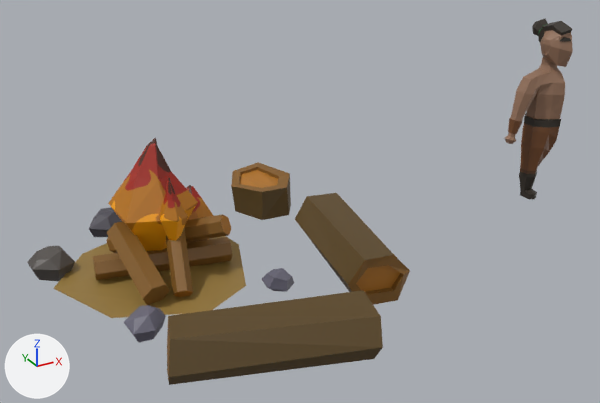
The Blender file SourceAssets/Props/Torches/TorchProps.blend, before and after one commit.
Camera for both pictures: a camera (50 mm lens) standing at (-1.1, -2.59, 1.56) and looking at (0.32, 0.0, 0.26). The lights are fixed; the arrows at lower left show +X, +Y and +Z. The first picture is the older version.

The older version as bpy lines, for what is in view:
```python
me_circle_007 = bpy.data.meshes.new('Circle.007')
me_circle_007.from_pydata(...)  # 251 vertices, 229 faces; spans x 1.372..1.607, y -0.074..0.153, z 0.0..0.803
me_circle_007.materials.append(mat_material)  # picture img_colorpalette_png_002
me_circle_022 = bpy.data.meshes.new('Circle.022')
me_circle_022.from_pydata(...)  # 336 vertices, 308 faces; spans x -0.647..0.646, y -0.757..0.716, z -0.029..0.532
# faces by material slot: [236, 72]
me_circle_022.materials.append(mat_material_004)  # picture img_colorpalette_png_003
me_circle_022.materials.append(mat_material_005)  # picture img_torchfire_png_002
# before: 252 (0.247, -0.544, 0.07), 253 (0.2, -0.73, 0.061), 254 (0.212, -0.682, 0.011), 255 (0.233, -0.603, 0.016), 256 (0.241, -0.574, 0.129)
# before: 257 (0.217, -0.685, 0.126), 294 (0.531, -0.391, 0.082) at pixel (401, 272), 295 (0.344, -0.361, 0.081), 296 (0.498, -0.381, 0.023) at pixel (391, 287), 297 (0.382, -0.363, 0.026)
# before: 298 (0.389, -0.367, 0.134), 299 (0.474, -0.378, 0.129)
ob_campfirewithseats = bpy.data.objects.new('CampfireWithSeats', me_circle_022)
ob_campfirewithseats.location = (0.0, 0.0, 0.0)
ob_villager = bpy.data.objects.new('Villager', me_circle_007)
ob_villager.location = (0.0, 0.0, 0.03)
```
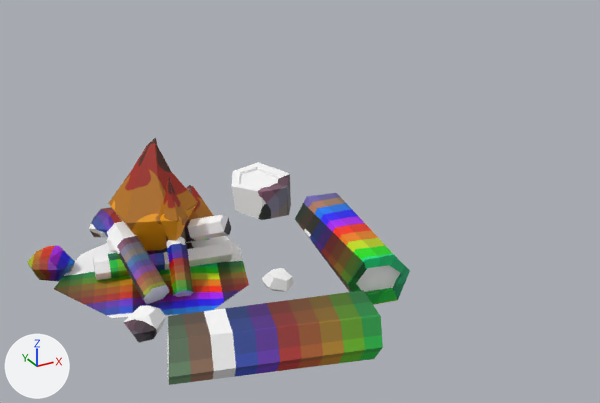
Location of each change, (x1, y1, x2, y2) in pixels of the pictures (600 x 403 px; the box of a moved part takes in the faces that stretch with it):
'Villager', hidden (brown)
    before: (505, 19, 573, 199)
part 1 of me_circle_022, rebuilt
    before: (53, 236, 246, 318)
    after: (54, 236, 249, 318)
part 2 of me_circle_022, moved or reshaped
    both: (93, 170, 278, 298)
part 3 of me_circle_022, moved or reshaped
    both: (356, 265, 400, 292)
part 4 of me_circle_022, surface changed (lighter)
    both: (27, 162, 410, 385)
part 5 of me_circle_022, recoloured
    both: (27, 208, 294, 343)
part 6 of me_circle_022, edited (looks the same)
    both: (108, 137, 214, 251)

The edits, one by one:
Material 'fire' (mat_fire) is new.
Its texture is img_torchfire_png.
me_circle_022 is used by ob_campfirewithseats; location (0.0, 0.0, 0.0).
Verts and faces of me_circle_022; kept vertices keep their numbers, new ones are numbered from 336.
me_circle_022 had 336 vertices, 308 faces and spanned x -0.647..0.646, y -0.757..0.716, z -0.029..0.532.
me_circle_022 now has 444 vertices, 308 faces and spans x -0.647..0.646, y -0.757..0.716, z -0.029..0.532.
me_circle_022 part 1: the loose piece of 9 vertices spanning x -0.597..0.17, y -0.184..0.584, z 0.0..0.023 is rebuilt with 9 vertices and now spans x -0.598..0.168, y -0.186..0.586, z 0.0..0.028, in mat_material_003 (picture img_colorpalette_png_001).
Part 2, on me_circle_022:
48 faces are deleted.
96 vertices are added at x -0.45..0.624, y -0.544..0.649, z -0.003..0.328.
48 new faces join them, mat_material_004 (picture img_colorpalette_png_003).
Part 3, on me_circle_022:
Faces deleted: (252, 256, 257, 253), (252, 253, 254, 255), (294, 295, 297, 296), (294, 299, 298, 295).
New vertex 336 is at (0.212, -0.682, 0.011).
New vertex 337 is at (0.233, -0.603, 0.016).
New vertex 341 is at (0.474, -0.378, 0.129).
New vertex 348 is at (0.2, -0.73, 0.061).
New vertex 349 is at (0.241, -0.574, 0.129).
New vertex 351 is at (0.344, -0.361, 0.081).
New vertex 352 is at (0.498, -0.381, 0.023), pixel (391, 287).
New vertex 357 is at (0.531, -0.391, 0.082), pixel (401, 272).
New vertex 358 is at (0.382, -0.363, 0.026).
New vertex 364 is at (0.247, -0.544, 0.07).
New vertex 365 is at (0.217, -0.685, 0.126).
New vertex 368 is at (0.389, -0.367, 0.134).
New faces: (348, 364, 349, 365), (336, 337, 364, 348), (351, 358, 352, 357), (341, 368, 351, 357) (mat_material_004 (picture img_colorpalette_png_003)).
me_circle_022 part 4: 174 kept faces spanning x -0.647..0.646, y -0.757..0.716, z -0.029..0.328 get new texture (UV) coordinates.
me_circle_022 part 5: 64 faces spanning x -0.647..0.21, y -0.241..0.716, z -0.029..0.108 switch from mat_material_004 (picture img_colorpalette_png_003) to mat_material (picture img_colorpalette_png_002).
me_circle_022 part 6: 72 faces spanning x -0.34..0.078, y 0.042..0.406, z 0.08..0.532 switch from mat_material_005 (picture img_torchfire_png_002) to mat_fire (picture img_torchfire_png).
me_circle_022 gains material mat_material_003 (picture img_colorpalette_png_001).
Object 'Villager' (ob_villager) is now hidden.
